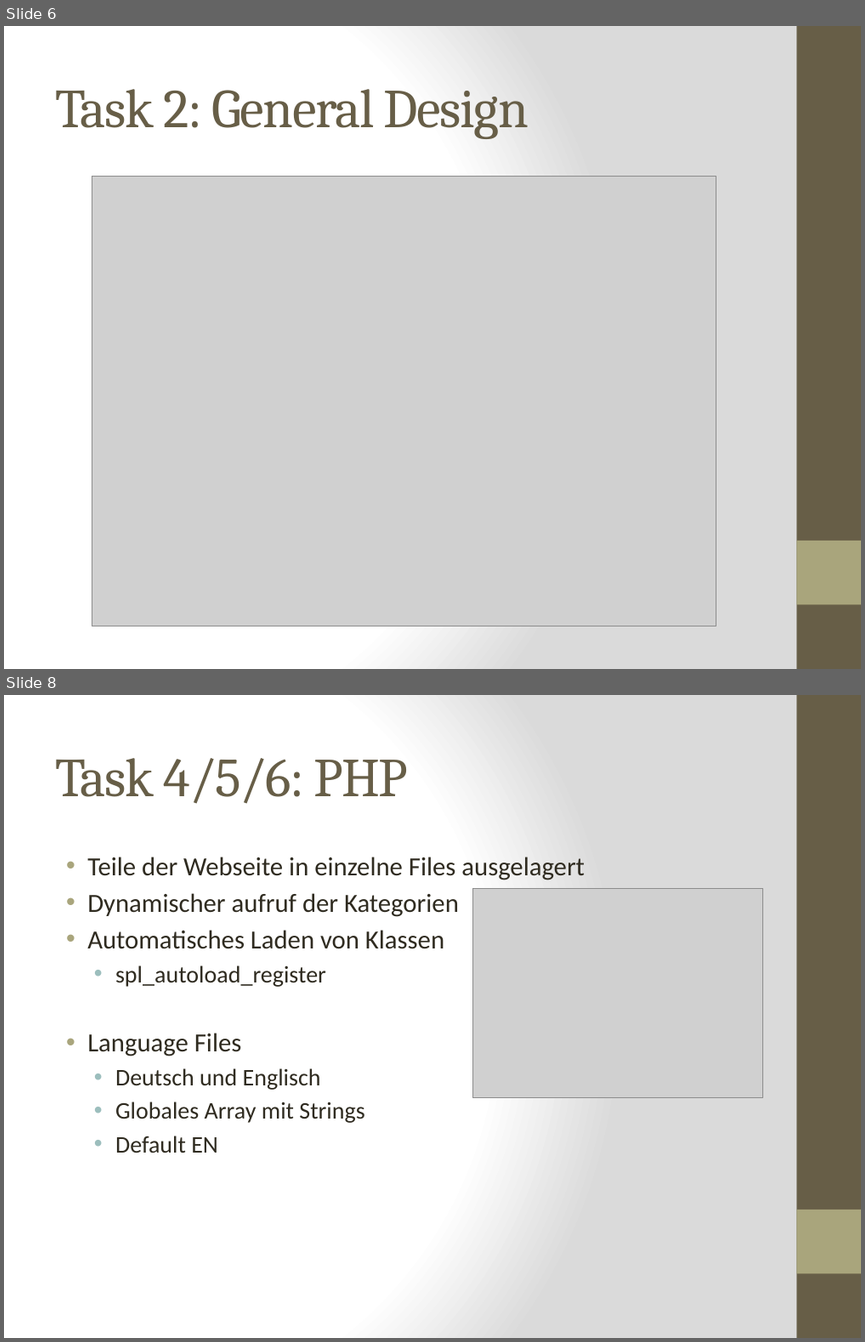
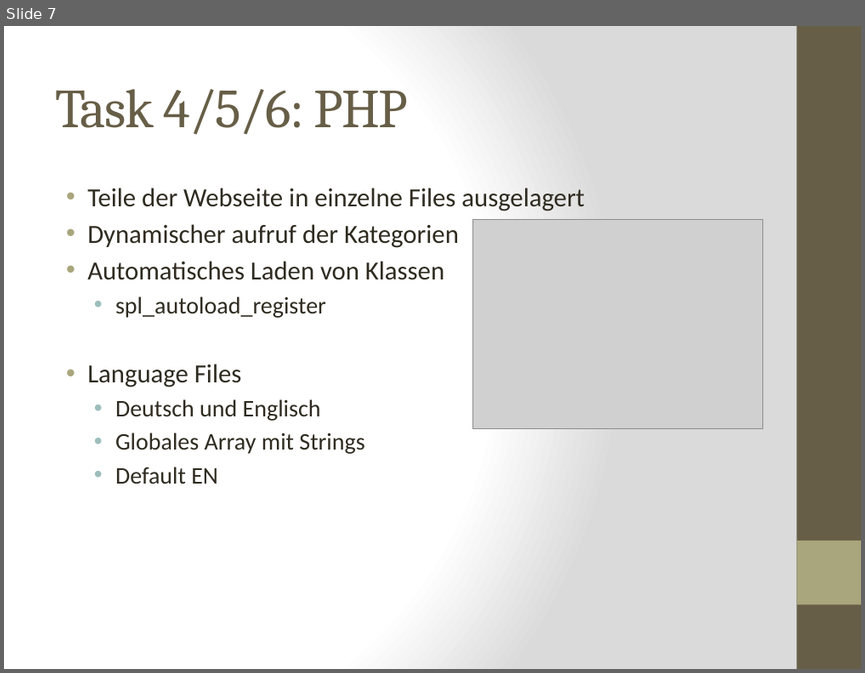
Before and after one commit to kochm8/ch.bfh.bti7054.w2014.p.beerwebshop, a slide deck: doc/Präsentation.pptx. Shown one above the other, each under a label of ours: slides 6 and 8 before the commit, slide 7 after it; the slides between them are not shown. The pictures are 865x1342 and 865x673 pixels, drawn with LibreOffice and Linux fonts; fonts in the diff are those of the drawing; grey boxes stand for pictures. Boxes give left, top, right and bottom in pixels: in the first picture for what was removed or moved away, otherwise in the second. Text is boxed around its words. In the diff, an @@ line names an element or a change of style, - is before the commit and + after.

```diff
--- a/doc/Präsentation.pptx
+++ b/doc/Präsentation.pptx
@@ slide 6 removed at bbox=[4, 26, 861, 669], background gradient #FFFFFF to #DADADA; not listed: 2 template elements that a slide beside it also shows @@
@@ title removed at bbox=[55, 89, 528, 139] @@
-Task 2: General Design
@@ picture removed at bbox=[92, 176, 716, 626] @@
@@ what was slide 8 is now slide 7 @@
```
Also in this commit, not shown: 1 slide changed.
